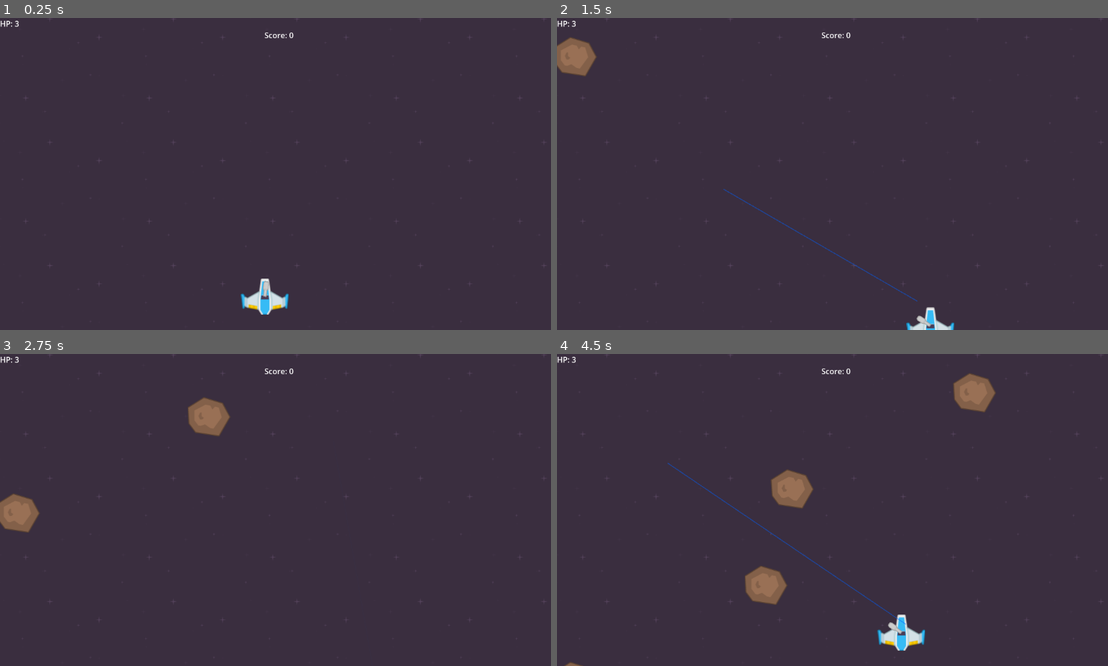
Above: before the commit, frames 1-4 (two rows, left to right).
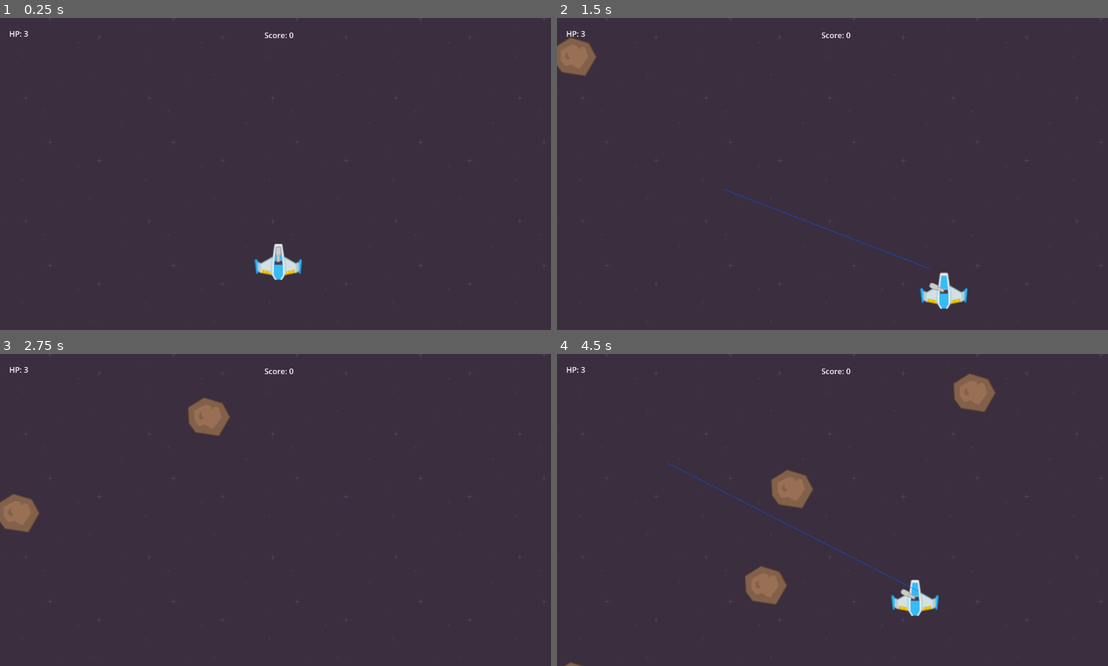
Above: after the commit, the same moments.

Repository: JoonaNiemenmaa/fundamentals-of-gamedev-week3
Game: Godot game, scene res://Scenes/main.tscn
Two runs of this game, one before a commit and one after it. Both use one fixed random seed, a clock stepped at 60 frames per second and the inputs below.
Inputs (mouse positions are in pixels of both pictures, inside the frame that each line leads up to):
- Up to frame 1 (0.25 s): no input
- Up to frame 2 (1.5 s): tap Enter at 0.5 s; move the mouse to (959, 158) at 0.52 s; hold D (right) 0.53-1.28 s; click (959, 158) at 0.6 s; move the mouse to (722, 189) at 1.27 s; hold S (down) from 1.28 s (still down); click (722, 189) at 1.35 s
- Up to frame 3 (2.75 s): move the mouse to (336, 441) at 2.02 s; release S (down) at 2.03 s; hold D (right) from 2.03 s (still down); click (336, 441) at 2.1 s
- Up to frame 4 (4.5 s): move the mouse to (804, 572) at 2.77 s; release D (right) at 2.78 s; hold W (up) 2.78-3.53 s; click (804, 572) at 2.85 s; move the mouse to (1003, 556) at 3.52 s; hold A (left) from 3.53 s (still down); click (1003, 556) at 3.6 s; move the mouse to (667, 463) at 4.27 s; click (667, 463) at 4.35 s

The runs differ from the first frame. In frame 1, 1.1% of the frame differs, in the area x 0-55%, y 0-96%; in frame 2, 1.2%; in frame 3, less than 0.1%; in frame 4, 1.5%, in the area x 0-70%, y 0-96%.

Commit message:
task 5 tehty ja ehkä task 4 korjaus?

Diff:
--- a/Scenes/UI.tscn
+++ b/Scenes/UI.tscn
@@ -19,11 +19,13 @@
 offset_top = 24.0
 offset_right = 617.0
 offset_bottom = 47.0
-text = "some text"
+text = "Score: 0"
 horizontal_alignment = 1
 
 [node name="HP" type="Label" parent="."]
 layout_mode = 0
-offset_right = 40.0
-offset_bottom = 23.0
+offset_left = 19.0
+offset_top = 21.0
+offset_right = 59.0
+offset_bottom = 44.0
 text = "HP: 3"
--- a/Scenes/main.tscn
+++ b/Scenes/main.tscn
@@ -77,11 +77,9 @@
 enemy_list = Array[PackedScene]([ExtResource("3_jjvhh")])
 
 [node name="Player" parent="." instance=ExtResource("2_kq7qh")]
-position = Vector2(549, 579)
+position = Vector2(577, 507)
 collision_mask = 0
 
 [node name="Ui" parent="." instance=ExtResource("5_kry3j")]
 offset_right = 0.0
 offset_bottom = 0.0
-grow_horizontal = 2
-grow_vertical = 2
--- a/Scenes/meteor.tscn
+++ b/Scenes/meteor.tscn
@@ -15,3 +15,5 @@
 
 [node name="CollisionShape2D" type="CollisionShape2D" parent="."]
 shape = SubResource("CircleShape2D_aq33g")
+
+[connection signal="body_entered" from="." to="." method="_on_body_entered"]
--- a/Scripts/meteor.gd
+++ b/Scripts/meteor.gd
@@ -15,3 +15,9 @@
 		queue_free()
 	elif position.y > DESTROY_THRESHOLD:
 		queue_free()
+
+
+func _on_body_entered(body: Node2D) -> void:
+	if body is Player:
+		body.cur_health -= 1
+		queue_free()
--- a/Scripts/player.gd
+++ b/Scripts/player.gd
@@ -1,13 +1,24 @@
 class_name Player extends CharacterBody2D
 
+const MAX_HEALTH = 3
 const MOVE_SPEED = 300
 
+@onready var main: Main = get_tree().get_current_scene()
+var cur_health = MAX_HEALTH
+
+func _process(_delta: float) -> void:
+	main.ui.update_health(cur_health)
+	if cur_health <= 0:
+		cur_health = MAX_HEALTH
+		main.ui.reset_score()
+
+
 func _physics_process(_delta: float) -> void:
-    var move_x = Input.get_axis("left", "right")
-    var move_y = Input.get_axis("up", "down")
+	var move_x = Input.get_axis("left", "right")
+	var move_y = Input.get_axis("up", "down")
 
-    var move = Vector2(move_x, move_y).normalized() * MOVE_SPEED
+	var move = Vector2(move_x, move_y).normalized() * MOVE_SPEED
 
-    self.velocity = move
+	self.velocity = move
 
-    move_and_slide()
+	move_and_slide()
--- a/Scripts/ui.gd
+++ b/Scripts/ui.gd
@@ -5,8 +5,14 @@
 
 var score: int = 0
 
+func update_health(health: int):
+	health_text.text = "HP: %s" % health
+
 func increment_score():
 	score += 1
 
+func reset_score():
+	score = 0
+
 func _process(_delta: float) -> void:
 	score_text.text = "Score: %s" % score
